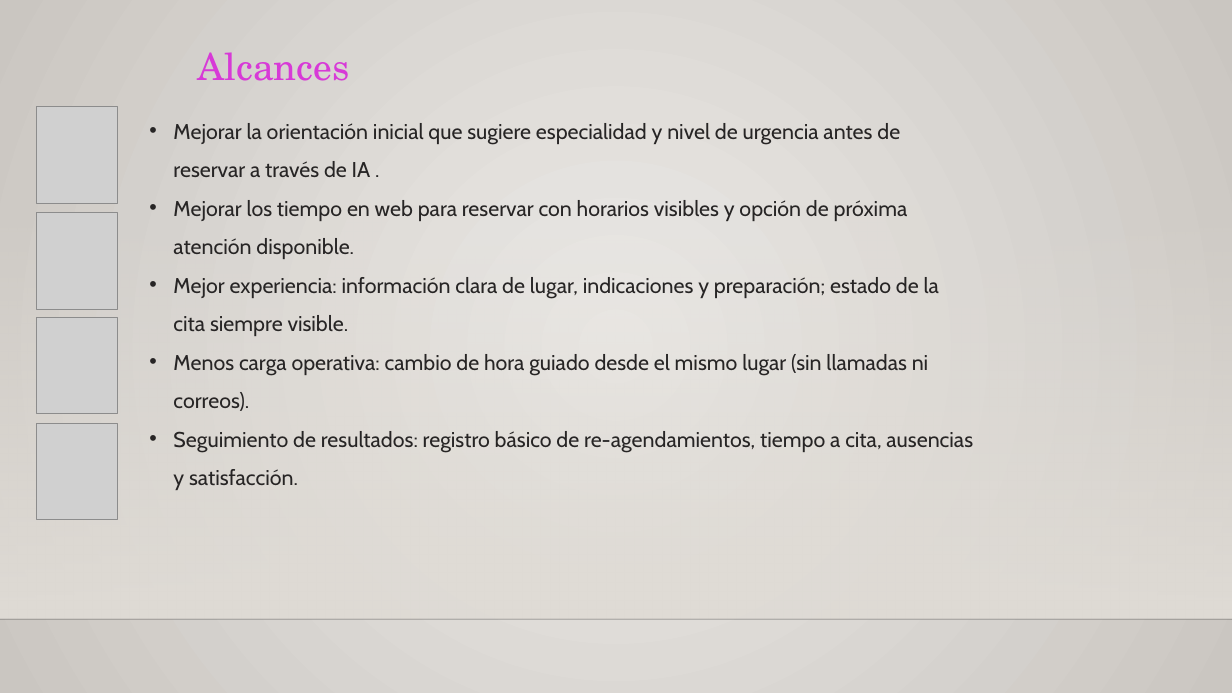
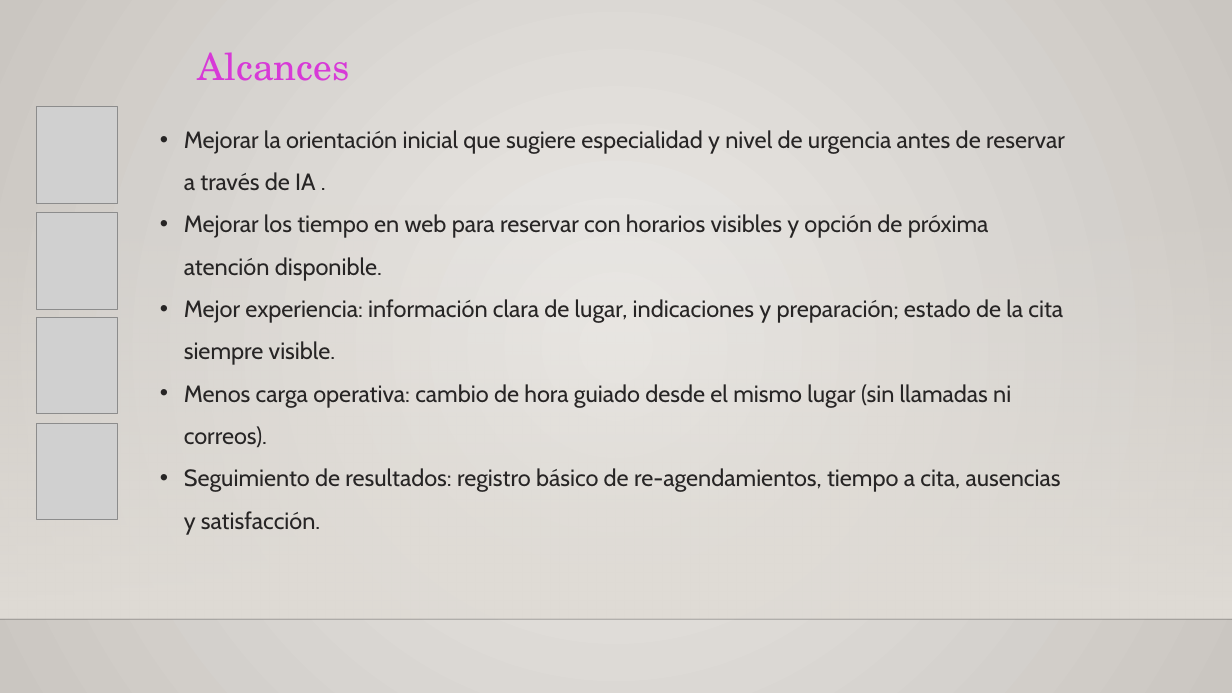
Before and after one commit to MRCuevasCarreno/MediTriage, a slide deck: slide 6 of Fase 3/Evidencias Grupales/Presentación Proyecto.pptx. Drawn at 1232x693 pixels with LibreOffice and Linux fonts; fonts in the diff are those of the drawing; grey boxes stand for pictures; background and template pictures are left out. Boxes give left, top, right and bottom in pixels: in the first picture for what was removed or moved away, otherwise in the second. Text is boxed around its words. In the diff, an @@ line names an element or a change of style, - is before the commit and + after.

```diff
--- a/Fase 3/Evidencias Grupales/Presentación Proyecto.pptx
+++ b/Fase 3/Evidencias Grupales/Presentación Proyecto.pptx
@@ text "Mejorar la orientación inicial que ...": place and size @@
-text "Mejorar la orientación inicial que ..." at [173, 123, 973, 490]
+text "Mejorar la orientación inicial que ..." at [184, 130, 1065, 535]
@@ text "Mejorar la orientación inicial que ..." at [184, 130, 1065, 535]: size 20 to 22 pt @@
```
Also in this commit, not shown: 1 slide added.
